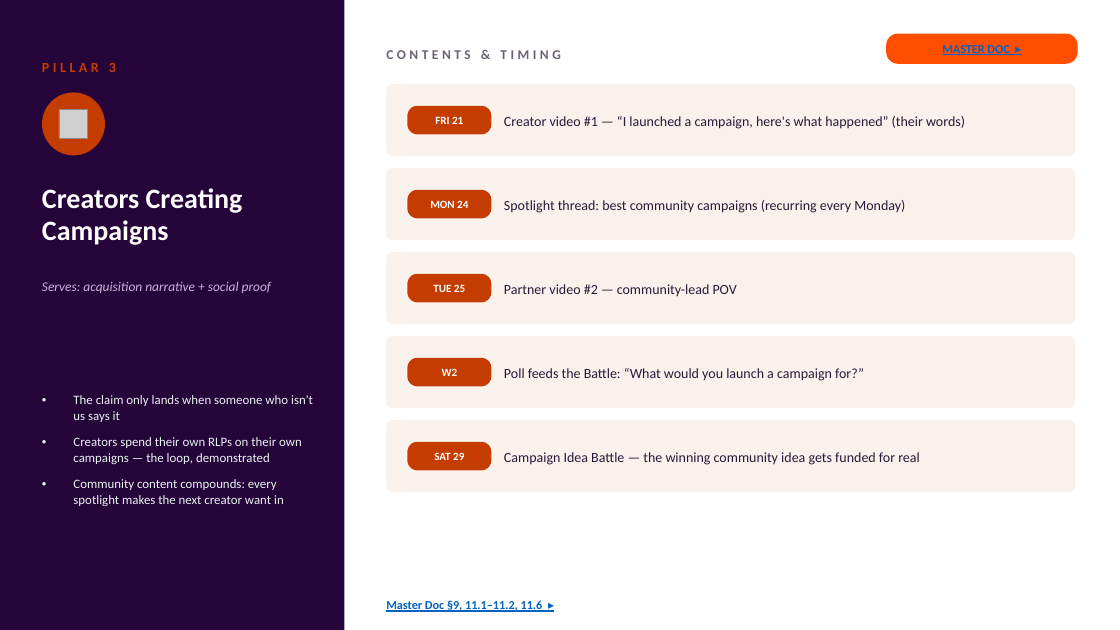
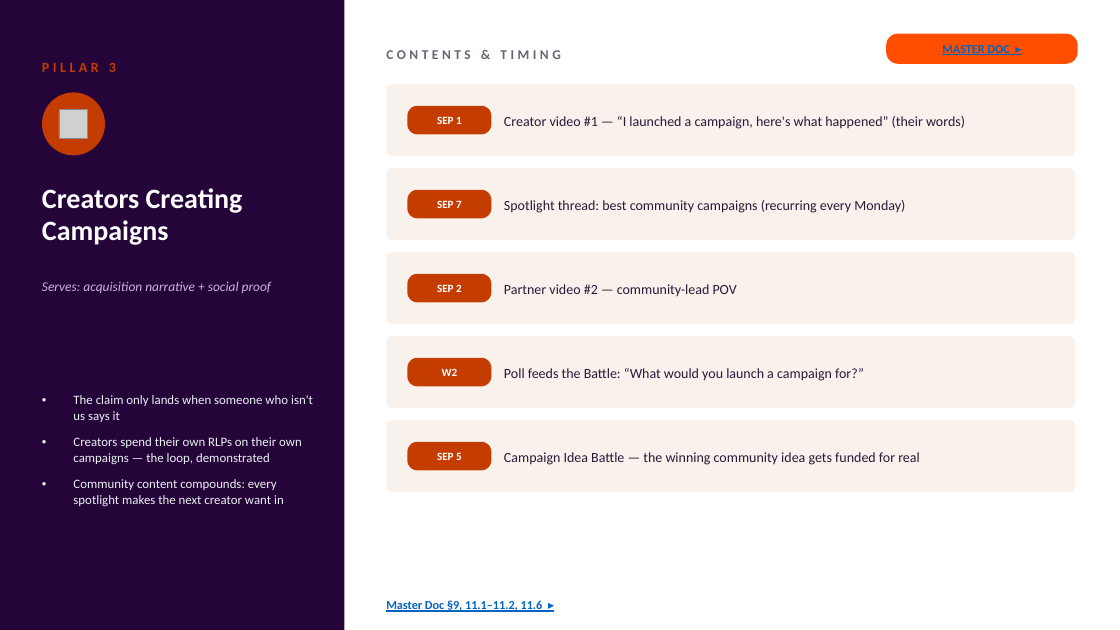
Before and after one commit to sergiogenlayer/predictionmarket, a slide deck: slide 6 of marketing/Rally_Permissionless_Campaigns_Plan.pptx. Drawn at 1120x630 pixels with LibreOffice and Linux fonts; fonts in the diff are those of the drawing; grey boxes stand for pictures. Boxes give left, top, right and bottom in pixels: in the first picture for what was removed or moved away, otherwise in the second. Text is boxed around its words. In the diff, an @@ line names an element or a change of style, - is before the commit and + after.

```diff
--- a/marketing/Rally_Permissionless_Campaigns_Plan.pptx
+++ b/marketing/Rally_Permissionless_Campaigns_Plan.pptx
@@ text at (x1=437, y1=116, x2=462, y2=124): text changed @@
-FRI 21
+SEP 1
@@ text at (x1=437, y1=200, x2=462, y2=208): text changed @@
-MON 24
+SEP 7
@@ text at (x1=437, y1=284, x2=462, y2=292): text changed @@
-TUE 25
+SEP 2
@@ text at (x1=437, y1=452, x2=462, y2=460): text changed @@
-SAT 29
+SEP 5
```
Also in this commit, not shown: 9 other slides changed, 8 other files.
